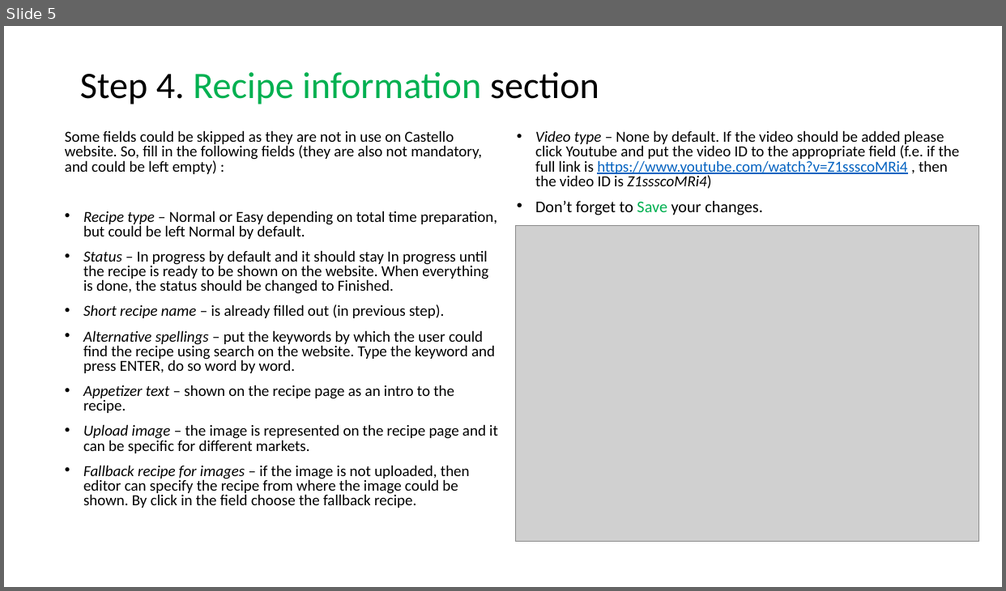
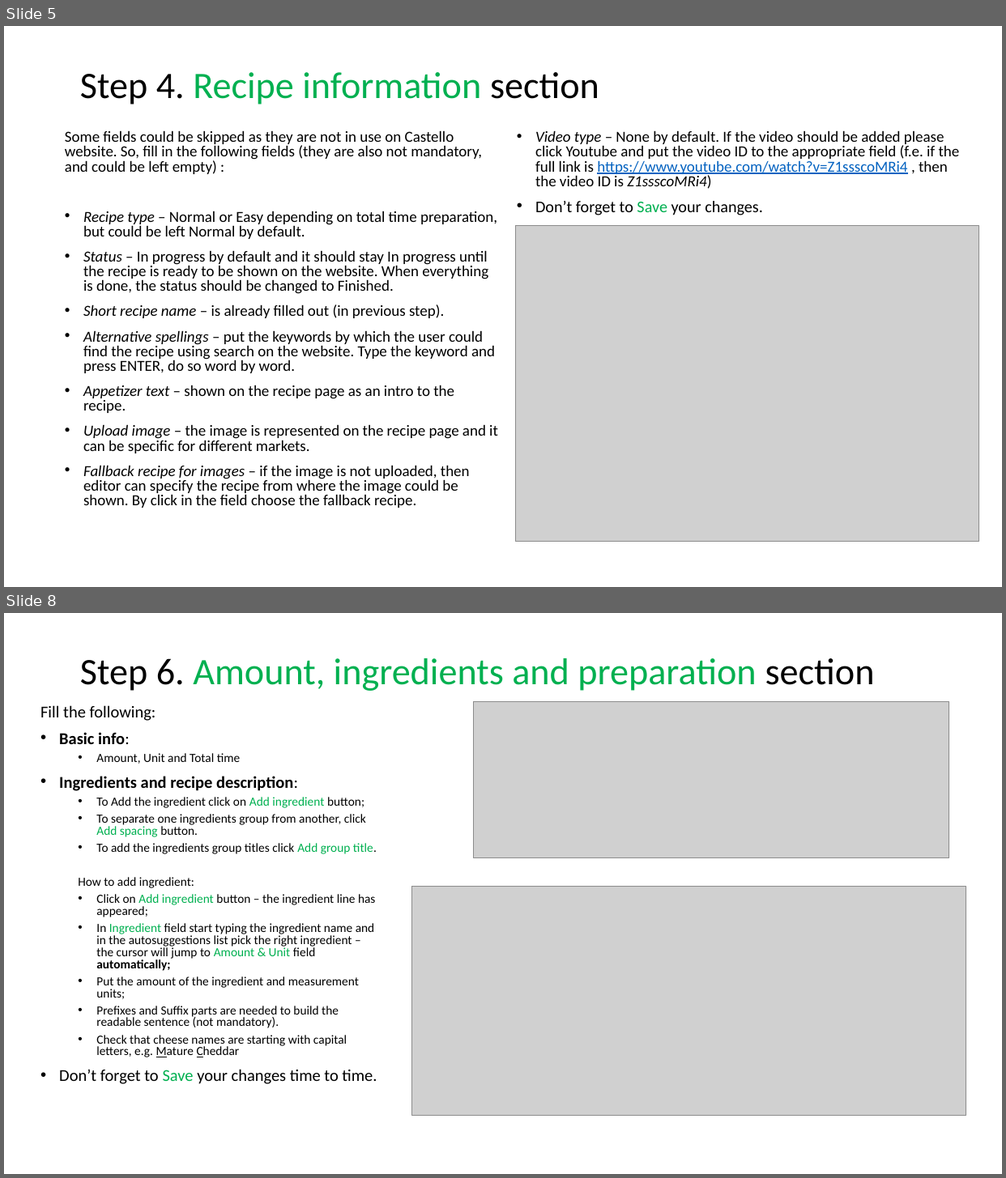
Before and after one commit to MaryLevchuk/rdb-guide, a slide deck: RDB. Create a recipe from scratch.pptx. Shown one above the other, each under a label of ours: slide 5 before the commit, slides 5 and 8 after it; the slides between them are not shown. The pictures are 1006x591 and 1006x1178 pixels, drawn with LibreOffice and Linux fonts; fonts in the diff are those of the drawing; grey boxes stand for pictures. Boxes give left, top, right and bottom in pixels: in the first picture for what was removed or moved away, otherwise in the second. Text is boxed around its words. In the diff, an @@ line names an element or a change of style, - is before the commit and + after.

Commit message:
Completed Creating recipe from scratch

```diff
--- a/RDB. Create a recipe from scratch.pptx
+++ b/RDB. Create a recipe from scratch.pptx
@@ slide 8 added at <box>4,613,1002,1174</box>, background #FFFFFF @@
@@ title added at <box>80,658,875,691</box>, 36 pt, text #00B050 @@
+Step 6. Amount, ingredients and preparation section
@@ text added at <box>40,705,377,1084</box>, 12 pt, text #000000 @@
+Fill the following:
+• Basic info:
+  • Amount, Unit and Total time
+• Ingredients and recipe description:
+  • To Add the ingredient click on Add ingredient button;
+  • To separate one ingredients group from another, click Add spacing button.
+  • To add the ingredients group titles click Add group title.
+  How to add ingredient:
+  • Click on Add ingredient button – the ingredient line has appeared;
+  • In Ingredient field start typing the ingredient name and in the autosuggestions list pick the right ingredient – the cursor will jump to Amount & Unit field automatically;
+  • Put the amount of the ingredient and measurement units;
+  • Prefixes and Suffix parts are needed to build the readable sentence (not mandatory).
+  • Check that cheese names are starting with capital letters, e.g. Mature Cheddar
+• Don’t forget to Save your changes time to time.
@@ picture added at <box>474,701,949,858</box> @@
@@ picture added at <box>412,886,966,1115</box> @@
```
Also in this commit, not shown: 1 slide changed, 4 other slides added, 1 slide removed.
